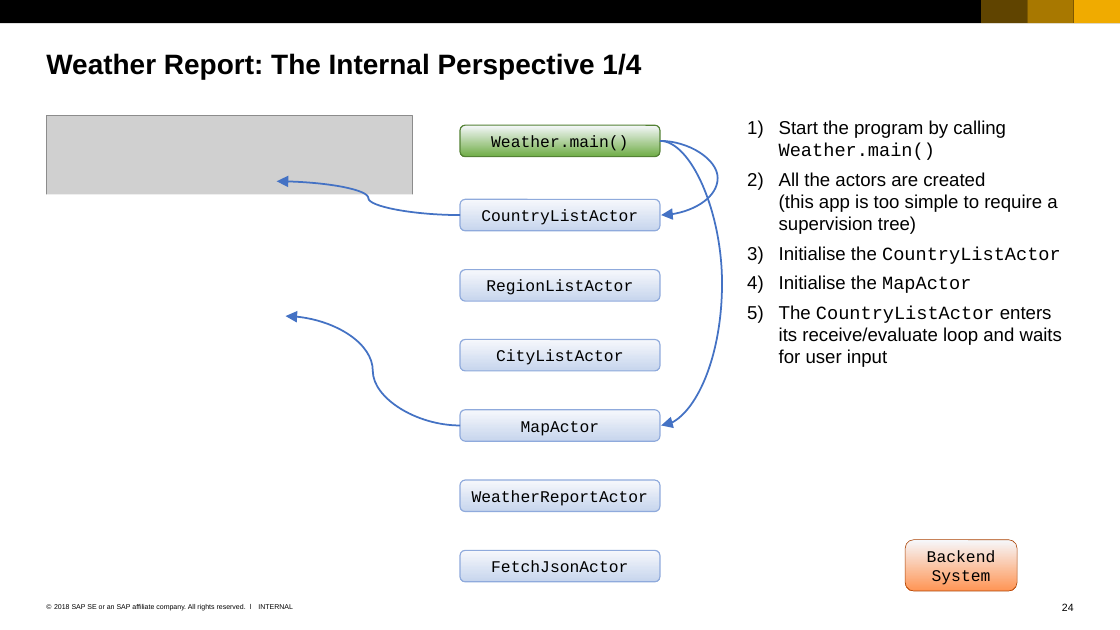
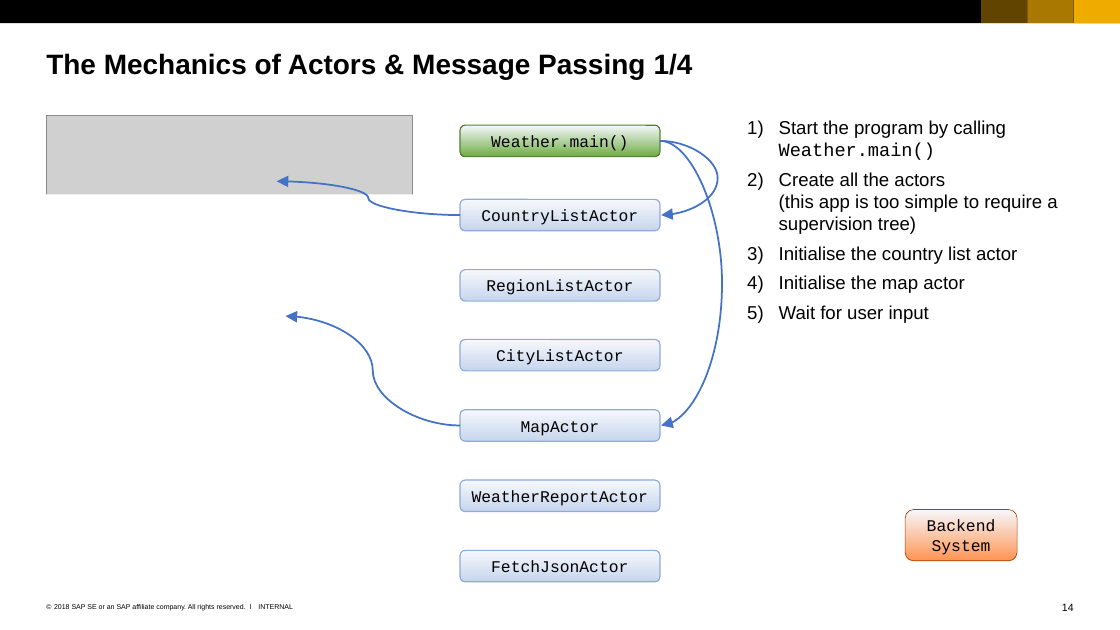
Before and after one commit to ChrisWhealy/WeatherDemo, a slide deck: slide 14 of documentation/Using the Actor Model.ppsx (slide 24 before the commit). Drawn at 1120x630 pixels with LibreOffice and Linux fonts; fonts in the diff are those of the drawing; grey boxes stand for pictures. Boxes give left, top, right and bottom in pixels: in the first picture for what was removed or moved away, otherwise in the second. Text is boxed around its words. In the diff, an @@ line names an element or a change of style, - is before the commit and + after.

```diff
--- a/documentation/Using the Actor Model.ppsx
+++ b/documentation/Using the Actor Model.ppsx
@@ title at (46, 53, 693, 79): text changed @@
-Weather Report: The Internal Perspective 1/4
+The Mechanics of Actors & Message Passing 1/4
@@ text at (779, 172, 1057, 323): text changed @@
-2) All the actors are created
-   (this app is too simple to require a supervision tree)
-3) Initialise the CountryListActor
-4) Initialise the MapActor
-5) The CountryListActor enters its receive/evaluate loop and waits for user input
+2) Create all the actors
+   (this app is too simple to require a supervision tree)
+3) Initialise the country list actor
+4) Initialise the map actor
+5) Wait for user input
@@ rounded rectangle "Backend System": place and size @@
-rounded rectangle "Backend System" at (905, 540, 1017, 591)
+rounded rectangle "Backend System" at (905, 510, 1017, 561)
@@ page number at (1062, 603, 1074, 611): text changed @@
-24
+14
```
Also in this commit, not shown: 11 other slides changed, 8 slides removed, 3 other files.
